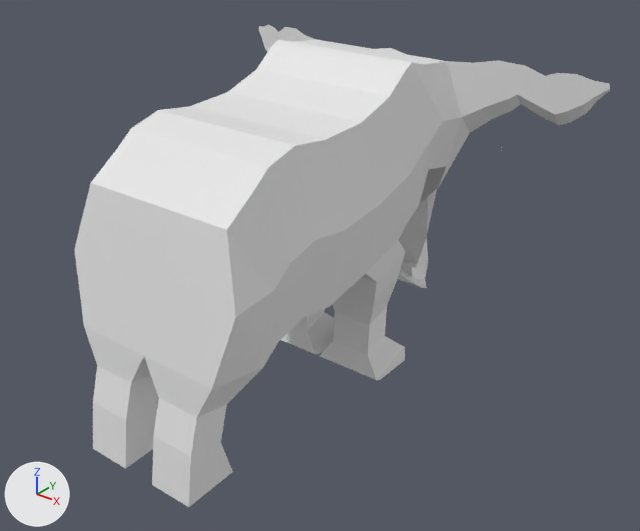
Two versions of the Blender file 2.Animals/Elefante/ElefanteDemonio.blend, one commit apart.
Before and after are seen from a 50 mm camera at (11.98, -17.07, 14.47) aimed at (-1.34, -0.41, 4.14). Lighting does not change. The marker at lower left points along +X, +Y and +Z.
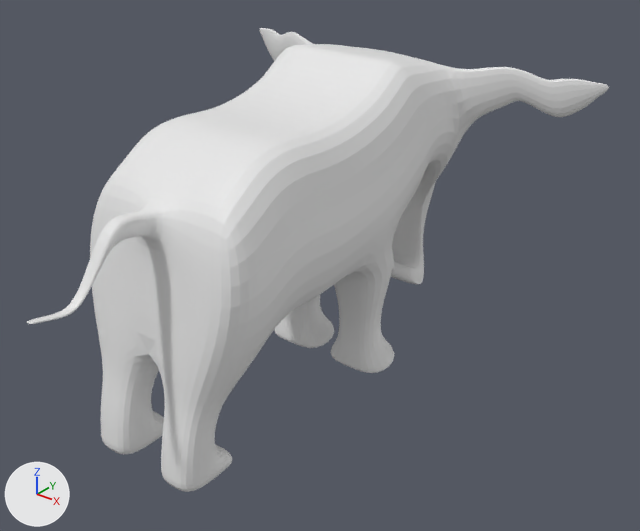
Edits to the bpy script that builds the scene:
```text
Change me_plane:
    used by ob_plane; location = (-2.55, -0.26, -0.1)
    remove me_plane.from_pydata(...)  # 224 vertices, 200 faces; spans x -6.17..0.0, y -5.86..6.63, z 0.19..9.36
    add me_plane.from_pydata(...)  # 267 vertices, 238 faces; spans x -6.17..0.0, y -8.22..6.33, z 0.19..9.36
    me_plane part 1
    1 vertex is removed from x -0.03, y -4.6, z 7.07
    2 faces are deleted
    28 vertices are added at x -0.25..0.0, y -8.22..-4.63, z 5.34..7.19
    22 new faces join them
    me_plane part 2
    6 faces are deleted
    12 vertices are added at x -1.79..-0.45, y -5.79..-4.1, z 0.36..0.94
    18 new faces join them
Change ob_plane:
    add _m = ob_plane.modifiers.new('Subdivision', 'SUBSURF')
```

Where the change shows, as pixel boxes (x1, y1, x2, y2) in the pictures (640 x 531 px):
'Plane', reshaped, modifiers changed (9% wider): before (74, 25, 610, 507); after (27, 28, 609, 492)
part 1 of me_plane, built on: before (103, 162, 214, 302); after (27, 163, 212, 324)
part 2 of me_plane, built on: before (93, 402, 233, 507); after (101, 403, 232, 492)
